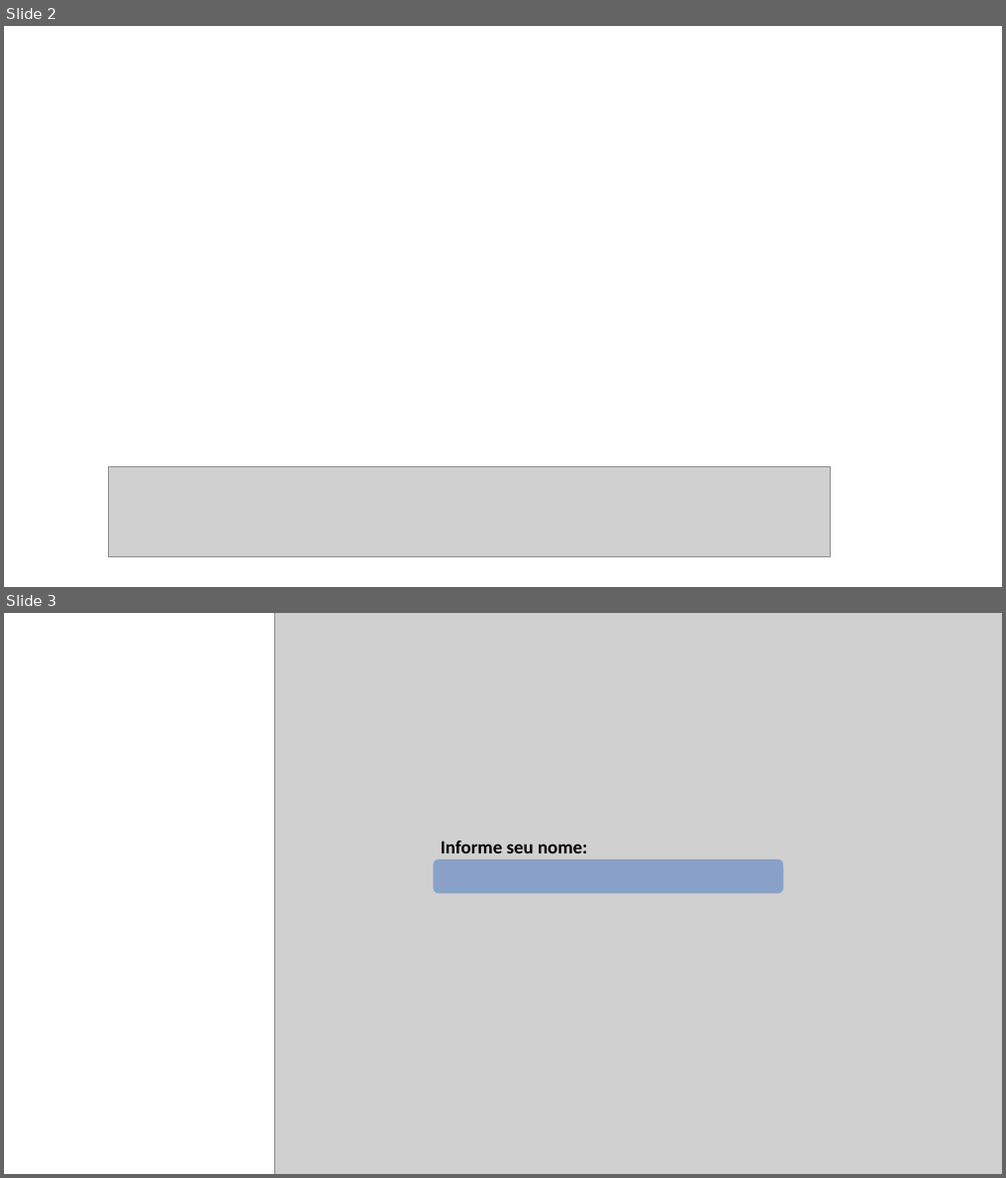
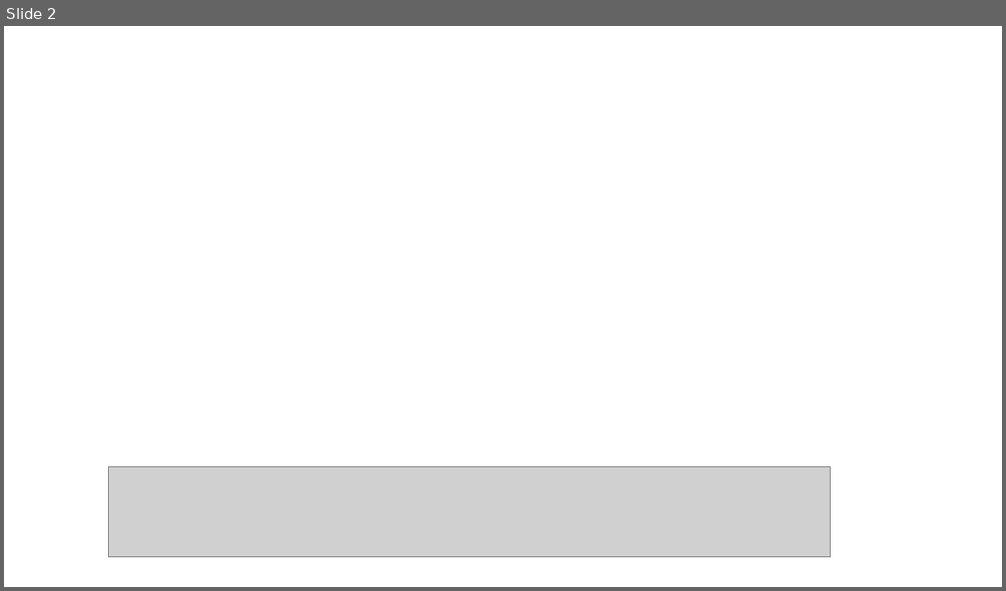
Before and after one commit to alistonroier/Fundamentos, a slide deck: assets/Apresentação1.pptx. Shown one above the other, each under a label of ours: slides 2 and 3 before the commit, slide 2 after it. The pictures are 1006x1178 and 1006x591 pixels, drawn with LibreOffice and Linux fonts; fonts in the diff are those of the drawing; grey boxes stand for pictures; background and template pictures are left out. Boxes give left, top, right and bottom in pixels: in the first picture for what was removed or moved away, otherwise in the second. Text is boxed around its words. In the diff, an @@ line names an element or a change of style, - is before the commit and + after.

```diff
--- a/assets/Apresentação1.pptx
+++ b/assets/Apresentação1.pptx
@@ slide 3 removed at [4, 613, 1002, 1174], background #FFFFFF @@
@@ picture removed at [274, 613, 1002, 1174] @@
@@ text removed at [441, 841, 587, 854] @@
-Informe seu nome:
@@ rounded rectangle removed at [433, 860, 783, 894] @@
```
Also in this commit, not shown: 1 slide added, 5 other files.
